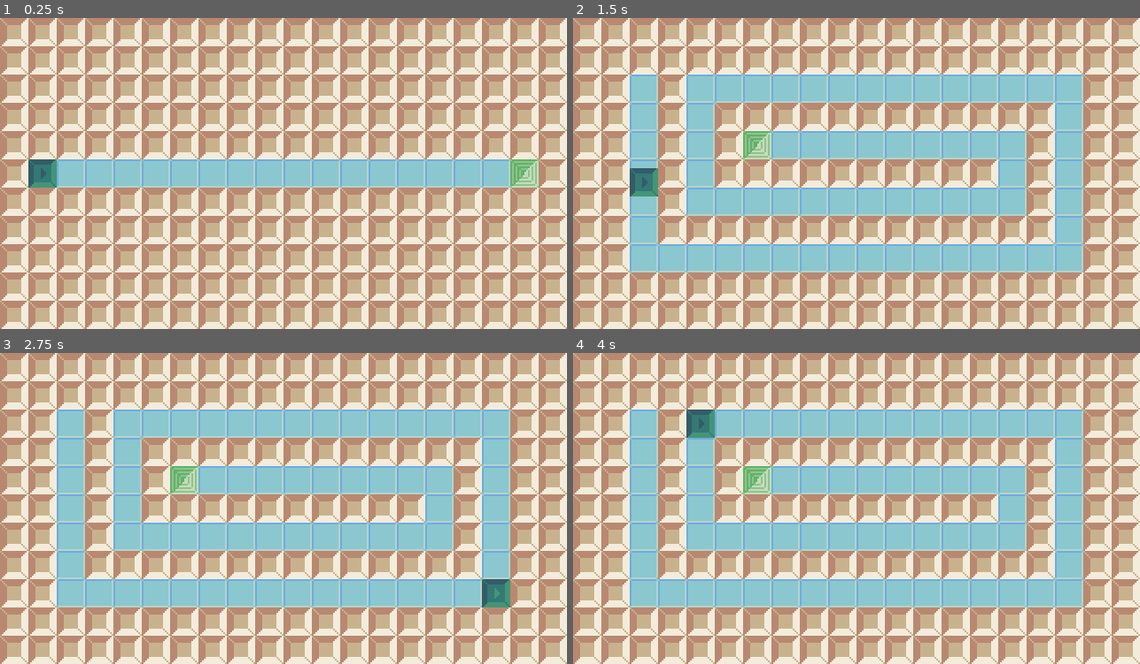
Above: before the commit, frames 1-4 (two rows, left to right).
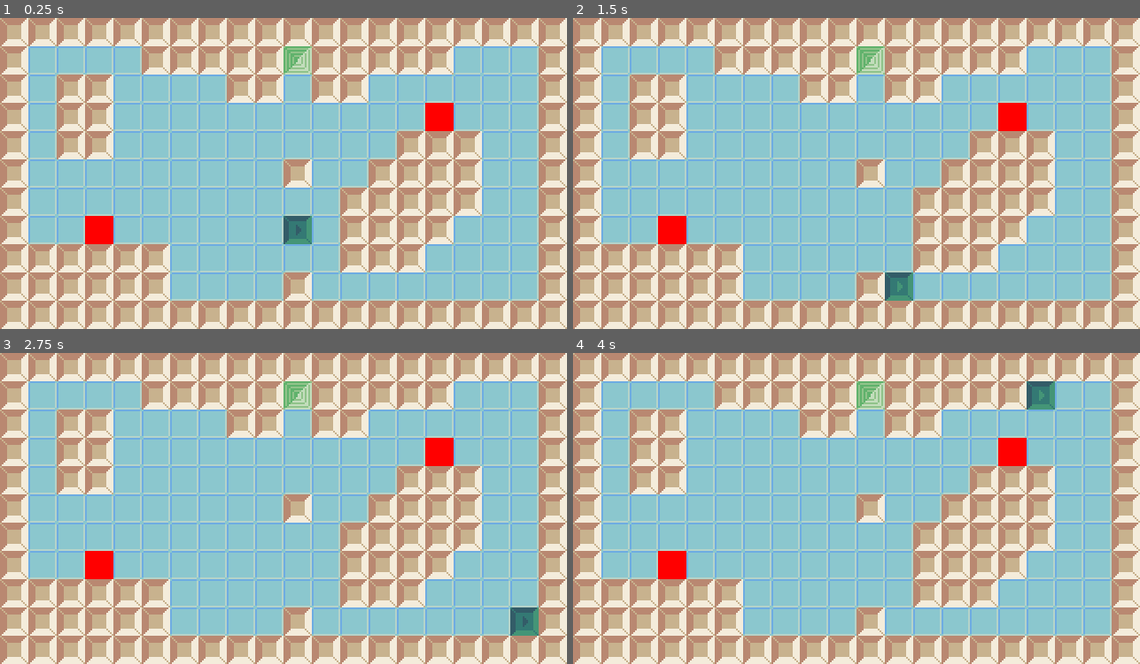
Above: after the commit, the same moments.

Repository: PipouwPieuw/slider
Game: Godot game, scene res://Main.tscn
The game is run twice, just before and just after one commit, with the same random seed, the same clock (stepped at 60 frames per second) and the same inputs.
Inputs:
- Up to frame 1 (0.25 s): no input
- Up to frame 2 (1.5 s): tap Enter at 0.5 s; hold Right (ui_right) 0.53-1.28 s; hold Down (ui_down) from 1.28 s (still down)
- Up to frame 3 (2.75 s): tap Space at 2 s; release Down (ui_down) at 2.03 s; hold Right (ui_right) from 2.03 s (still down)
- Up to frame 4 (4 s): tap Enter at 2.75 s; release Right (ui_right) at 2.78 s; hold Up (ui_up) 2.78-3.53 s; tap Space at 3.5 s; hold Left (ui_left) from 3.53 s (still down)

The runs differ from the first frame. In frame 1, 48% of the frame differs, in the area x 5-95%, y 9-91%; in frame 2, 40%; in frame 3, 40%; in frame 4, 40%.

Commit message:
Maj + pushable step by step

Diff:
--- a/Main.tscn
+++ b/Main.tscn
@@ -4,6 +4,6 @@
 
 [node name="Main" type="Node2D"]
 script = ExtResource( 1 )
-activeLevel = "0001"
+activeLevel = "0008"
 
 [node name="CurrentLevel" type="Node2D" parent="."]
--- a/entities/blocks/KineticBlock.gd
+++ b/entities/blocks/KineticBlock.gd
@@ -25,7 +25,7 @@
 var activeRaycast
 var activeRaycastStep
 var currentPoint = []
-var targetPoint = []
+var targetPoint = position
 var speed = 0
 var viewportSize
 var _err
@@ -57,7 +57,7 @@
 					move()
 			"Step":
 				if can_move_step():
-		#			add_to_group("awaitingMoveStep")
+					# add_to_group("awaitingMoveStep")
 					# Calculate destination point to step to
 					set_target_point_step()
 					move()
@@ -122,7 +122,11 @@
 	return canMove
 
 func can_move_step():
-	var canMove = false
+	var canMove = true
+	if activeRaycastStep.is_colliding():
+		if !activeRaycastStep.get_collider().is_in_group("movables" + get_block_type()):
+			if !activeRaycastStep.get_collider().is_in_group("pushables"):
+				canMove = false
 	return canMove
 
 func set_target_point_slide():
@@ -164,45 +168,59 @@
 			targetPoint.x -= -direction[0] * GRID_STEP
 		elif direction[1] != 0:
 			targetPoint.y -= -direction[1] * GRID_STEP
-	elif activeRaycastStep.get_collider().is_in_group("movables" + blockType):
-		var collisionPoint = []
-		var collidersAmount = 0
-		# Get position of closest obstacle. If movable bloc is on the way,
-		# ignore it and store it for later
-		var obstacleDetected = false
-		var colliders = []
-		while !obstacleDetected:
-			var collider = activeRaycast.get_collider()
-			if collider.is_in_group("movables" + blockType):
-				colliders.append(collider)
-				activeRaycast.add_exception(collider)
-				activeRaycast.force_raycast_update()
-				collidersAmount += 1
-			else:
-				collisionPoint = activeRaycast.get_collision_point()
-				# Set collision point offset to snap to grid
+	else:
+		var closestCollider = activeRaycastStep.get_collider()
+		if closestCollider.is_in_group("movables" + blockType):
+			var collisionPoint = []
+			var collidersAmount = 0
+			# Get position of closest obstacle. If movable bloc is on the way,
+			# ignore it and store it for later
+			var obstacleDetected = false
+			var colliders = []
+			while !obstacleDetected:
+				var collider = activeRaycast.get_collider()
+				if collider.is_in_group("movables" + blockType):
+					colliders.append(collider)
+					activeRaycast.add_exception(collider)
+					activeRaycast.force_raycast_update()
+					collidersAmount += 1
+				else:
+					collisionPoint = activeRaycast.get_collision_point()
+					# Set collision point offset to snap to grid
+					if direction[0] != 0:
+						collisionPoint[0] += -direction[0] * GRID_STEP / 2.0
+					elif direction[1] != 0:
+						collisionPoint[1] += -direction[1] * GRID_STEP / 2.0
+					obstacleDetected = true
+			# Remove current raycast exceptions
+			for collider in colliders:
+				activeRaycast.remove_exception(collider)
+			# Set target point
+			targetPoint = position
+			if direction[0] == 1:
+				if position.x + (collidersAmount * GRID_STEP) < collisionPoint[0]:
+					targetPoint[0] = position.x + GRID_STEP
+			elif direction[0] == -1:
+				if position.x - (collidersAmount * GRID_STEP) > collisionPoint[0]:
+					targetPoint[0] = position.x - GRID_STEP
+			elif direction[1] == 1:
+				if position.y + (collidersAmount * GRID_STEP) < collisionPoint[1]:
+					targetPoint[1] = position.y + GRID_STEP
+			elif direction[1] == -1:
+				if position.y - (collidersAmount * GRID_STEP) > collisionPoint[1]:
+					targetPoint[1] = position.y - GRID_STEP
+		elif closestCollider.is_in_group("pushables"):
+			closestCollider.direction = direction
+			closestCollider.set_active_raycast()
+			if(!closestCollider.activeRaycastStep.is_colliding()):
+				closestCollider.targetPoint = closestCollider.position
 				if direction[0] != 0:
-					collisionPoint[0] += -direction[0] * GRID_STEP / 2.0
+					targetPoint.x -= -direction[0] * GRID_STEP
+					closestCollider.targetPoint.x -= -direction[0] * GRID_STEP
 				elif direction[1] != 0:
-					collisionPoint[1] += -direction[1] * GRID_STEP / 2.0
-				obstacleDetected = true
-		# Remove current raycast exceptions
-		for collider in colliders:
-			activeRaycast.remove_exception(collider)
-		# Set target point
-		targetPoint = position
-		if direction[0] == 1:
-			if position.x + (collidersAmount * GRID_STEP) < collisionPoint[0]:
-				targetPoint[0] = position.x + GRID_STEP
-		elif direction[0] == -1:
-			if position.x - (collidersAmount * GRID_STEP) > collisionPoint[0]:
-				targetPoint[0] = position.x - GRID_STEP
-		elif direction[1] == 1:
-			if position.y + (collidersAmount * GRID_STEP) < collisionPoint[1]:
-				targetPoint[1] = position.y + GRID_STEP
-		elif direction[1] == -1:
-			if position.y - (collidersAmount * GRID_STEP) > collisionPoint[1]:
-				targetPoint[1] = position.y - GRID_STEP
+					targetPoint.y -= -direction[1] * GRID_STEP
+					closestCollider.targetPoint.y -= -direction[1] * GRID_STEP
+				closestCollider.move()
 
 func get_block_type():
 	if is_in_group("movables"):
--- a/entities/blocks/Movable.tscn
+++ b/entities/blocks/Movable.tscn
@@ -13,9 +13,24 @@
 
 [sub_resource type="SpriteFrames" id=1]
 animations = [ {
+"frames": [ ExtResource( 3 ), ExtResource( 10 ) ],
+"loop": true,
+"name": "SquareOn",
+"speed": 1.0
+}, {
+"frames": [ ExtResource( 8 ), ExtResource( 6 ) ],
+"loop": true,
+"name": "TriangleOn",
+"speed": 1.0
+}, {
 "frames": [ ExtResource( 1 ) ],
 "loop": true,
 "name": "CircleOff",
+"speed": 5.0
+}, {
+"frames": [ ExtResource( 5 ) ],
+"loop": true,
+"name": "TriangleOff",
 "speed": 5.0
 }, {
 "frames": [ ExtResource( 9 ) ],
@@ -26,21 +41,6 @@
 "frames": [ ExtResource( 7 ), ExtResource( 2 ) ],
 "loop": true,
 "name": "CircleOn",
-"speed": 1.0
-}, {
-"frames": [ ExtResource( 8 ), ExtResource( 6 ) ],
-"loop": true,
-"name": "TriangleOn",
-"speed": 1.0
-}, {
-"frames": [ ExtResource( 5 ) ],
-"loop": true,
-"name": "TriangleOff",
-"speed": 5.0
-}, {
-"frames": [ ExtResource( 3 ), ExtResource( 10 ) ],
-"loop": true,
-"name": "SquareOn",
 "speed": 1.0
 } ]
 
--- a/levels/0006.tscn
+++ b/levels/0006.tscn
@@ -11,6 +11,7 @@
 
 [node name="WinBox" parent="." index="1"]
 position = Vector2( 280, 136 )
+targetLevel = "0007"
 
 [node name="SwitchPlayer" parent="." index="2" instance=ExtResource( 3 )]
 position = Vector2( 152, 56 )
--- a/levels/0007.tscn
+++ b/levels/0007.tscn
@@ -11,7 +11,7 @@
 
 [node name="WinBox" parent="." index="1"]
 position = Vector2( 280, 56 )
-targetLevel = "0007"
+targetLevel = "0008"
 
 [node name="SwitchPlayer" parent="." index="2" instance=ExtResource( 2 )]
 position = Vector2( 8, 40 )
--- a/levels/0008.tscn
+++ b/levels/0008.tscn
@@ -20,3 +20,6 @@
 
 [node name="Pushable" parent="." instance=ExtResource( 5 )]
 position = Vector2( 248, 56 )
+
+[node name="Pushable2" parent="." instance=ExtResource( 5 )]
+position = Vector2( 56, 120 )
